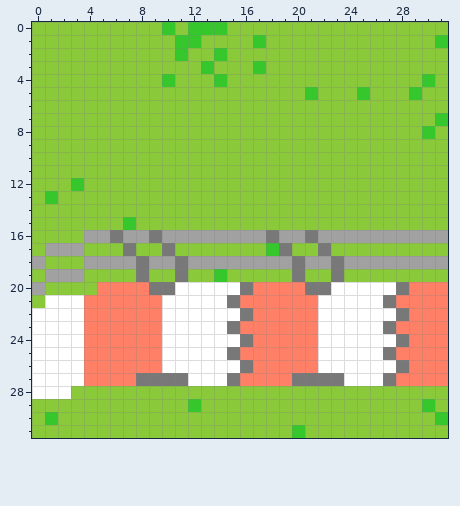
Two states of a pixel-art sprite, res/imgs/tiles/barrier_c12.png. The picture above is the old version.
The file is 128x128 pixels, drawn in blocks of 4x4; one block is one cell here.
The same view after the edit:
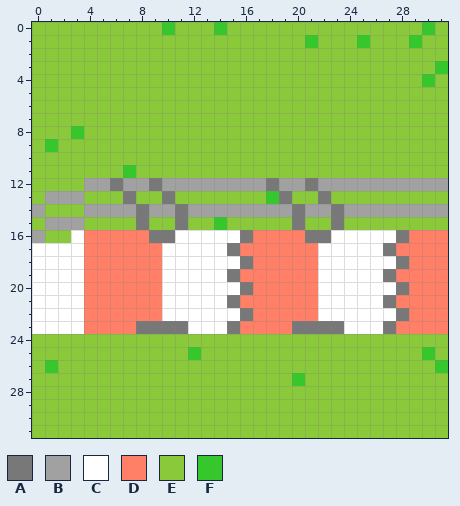
Palette (. is transparent): A #787878  B #a1a1a1  C #ffffff  D #ff8066  E #89c93a  F #36c72c
Log entry: -major graphical improvements -addition of barrier objects -experimentation with sand
Change:
y 0: x 12..13 FF -> EE; x 30 E -> F
y 1: x 11..12 FF -> EE; x 17 F -> E; x 21 E -> F; x 25 E -> F; x 29 E -> F; x 31 F -> E
y 2: x 11 F -> E; x 14 F -> E
y 3: x 13 F -> E; x 17 F -> E; x 31 E -> F
y 4: x 10 F -> E; x 14 F -> E
y 5: x 21 F -> E; x 25 F -> E; x 29 F -> E
y 7: x 31 F -> E
y 8: x 3 E -> F; x 30 F -> E
y 9: x 1 E -> F
y 11: x 7 E -> F
y 12: x 3..31 FEEEEEEEEEEEEEEEEEEEEEEEEEEEE -> EBBABBABBBBBBBBABBABBBBBBBBBB
y 13: x 1..3 FEE -> BBB; x 7 E -> A; x 10 E -> A; x 18..19 EE -> FA; x 22 E -> A
y 14: x 0 E -> B; x 4..31 EEEEEEEEEEEEEEEEEEEEEEEEEEEE -> BBBBABBABBBBBBBBABBABBBBBBBB
y 15: x 1..3 EEE -> BBB; x 7..8 FE -> EA; x 11 E -> A; x 14 E -> F; x 20 E -> A; x 23 E -> A
y 16: x 0 E -> B; x 3..8 EBBABB -> CDDDDD; x 10..20 BBBBBBBBABB -> ACCCCCADDDD; x 22..31 BBBBBBBBBB -> ACCCCCADDD
y 17: x 0..31 EBBBEEEAEEAEEEEEEEFAEEAEEEEEEEEE -> CCCCDDDDDDCCCCCADDDDDDCCCCCADDDD
y 18: x 0..31 BEEEBBBBABBABBBBBBBBABBABBBBBBBB -> CCCCDDDDDDCCCCCCADDDDDCCCCCCADDD
y 19: x 0..31 EBBBEEEEAEEAEEFEEEEEAEEAEEEEEEEE -> CCCCDDDDDDCCCCCADDDDDDCCCCCADDDD
y 20: x 0..4 BEEEE -> CCCCD; x 9..10 AA -> DC; x 21..22 AA -> DC
y 21: x 0 E -> C
y 23: x 8..11 DDCC -> AAAA; x 20..23 DDCC -> AAAA
y 24: x 0..31 CCCCDDDDDDCCCCCCADDDDDCCCCCCADDD -> EEEEEEEEEEEEEEEEEEEEEEEEEEEEEEEE
y 25: x 0..31 CCCCDDDDDDCCCCCADDDDDDCCCCCADDDD -> EEEEEEEEEEEEFEEEEEEEEEEEEEEEEEFE
y 26: x 0..31 CCCCDDDDDDCCCCCCADDDDDCCCCCCADDD -> EFEEEEEEEEEEEEEEEEEEEEEEEEEEEEEF
y 27: x 0..31 CCCCDDDDAAAACCCADDDDAAAACCCADDDD -> EEEEEEEEEEEEEEEEEEEEFEEEEEEEEEEE
y 28: x 0..2 CCC -> EEE
y 29: x 12 F -> E; x 30 F -> E
y 30: x 1 F -> E; x 31 F -> E
y 31: x 20 F -> E
